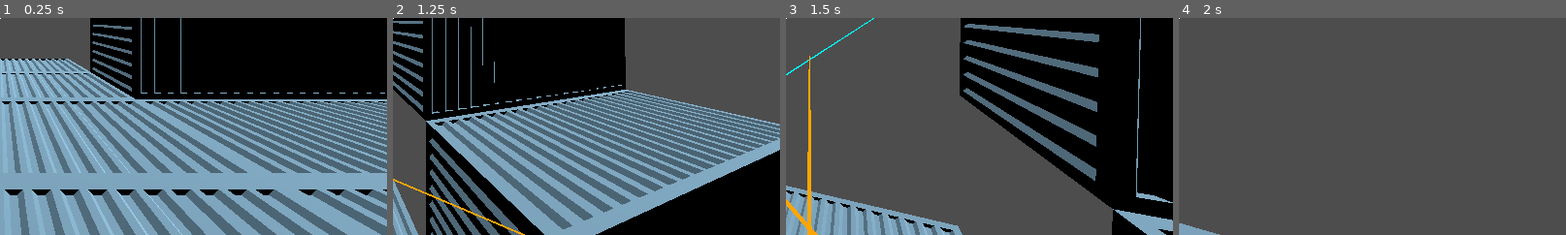
Above: before the commit, frames 1-4 (left to right).
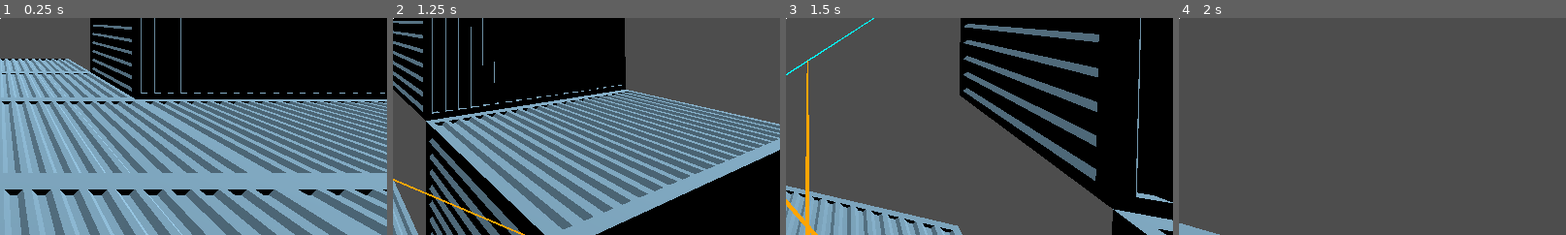
Above: after the commit, the same moments.

Repository: Alex-Fischman/Shipyard
Game: Godot game, scene res://Scenes/Main.tscn
Two runs of this game, one before a commit and one after it. Both use one fixed random seed, a clock stepped at 60 frames per second and the inputs below.
Inputs (mouse positions are % of the whole screen's width and height, from its top left):
- Up to frame 1 (0.25 s): no input
- Up to frame 2 (1.25 s): tap Enter at 0.5 s; move the mouse to (55, 50) at 0.52 s; hold W (move_forward) from 0.53 s (still down); click (55, 50) at 0.67 s; tap Space (jump) at 0.77 s
- Up to frame 3 (1.5 s): keep holding W (move_forward); move the mouse to (45, 50) at 1.27 s; click (45, 50) at 1.42 s
- Up to frame 4 (2 s): keep holding W (move_forward); tap Space (jump) at 1.52 s
The pictures show only the part of the screen within x 50-100%, y 50-100%; the shares and areas given below are measured in that part.

Frames 1-2 are identical in both runs. In frame 3, 0.8% of the frame differs, in the area x 5-7%, y 17-100%; in frame 4, nothing differs.

Commit message:
Rope slip physics

Diff:
--- a/Scripts/Player.gd
+++ b/Scripts/Player.gd
@@ -12,6 +12,7 @@
 var current_target: Node3D = null
 var grapple_rope: Node3D = null
 var grapple_point: Vector3
+var rope_slip_velocity: float
 
 func _physics_process(delta: float) -> void:
 	var MOVE_SPEED: float = JUMP_DIST / JUMP_TIME
@@ -43,10 +44,13 @@
 				current_target = ROPE_CAST.get_collider(0)
 				current_target = current_target.get_parent()
 				grapple_rope = ROPE_WITH_ENDPOINTS.instantiate()
+				self.get_tree().get_root().add_child(grapple_rope)
 				grapple_point = ROPE_CAST.get_collision_point(0)
-				self.get_tree().get_root().add_child(grapple_rope)
+				rope_slip_velocity = 0
 
 		if current_target != null:
+			grapple_point = compute_grapple_point(delta)
+
 			current_target.get_node("StaticBody3D").call("targeted")
 			var a: Node3D = grapple_rope.get_node("A")
 			a.global_position = self.global_position
@@ -58,6 +62,27 @@
 			current_target = null
 			grapple_rope = null
 
+func compute_grapple_point(delta: float) -> Vector3:
+	var a: Vector3 = current_target.get("a").global_position
+	var b: Vector3 = current_target.get("b").global_position
+	var c: Vector3 = self.global_position
+	var ab: Vector3 = b - a
+	var ac: Vector3 = c - a
+	var x: float = clamp(ab.dot(ac) / ab.dot(ab), 0, 1)
+	var y: float = a.distance_to(grapple_point) / a.distance_to(b)
+
+	y += delta * rope_slip_velocity
+	rope_slip_velocity += delta * (x - y - rope_slip_velocity / (2 * PI)) * (4 * PI * PI)
+
+	if y < 0:
+		y = 0
+		rope_slip_velocity = 0
+	if y > 1:
+		y = 1
+		rope_slip_velocity = 0
+
+	return a + ab * y
+
 func _unhandled_input(event: InputEvent) -> void:
 	if event is InputEventMouseButton:
 		var e: InputEventMouseButton = event as InputEventMouseButton
